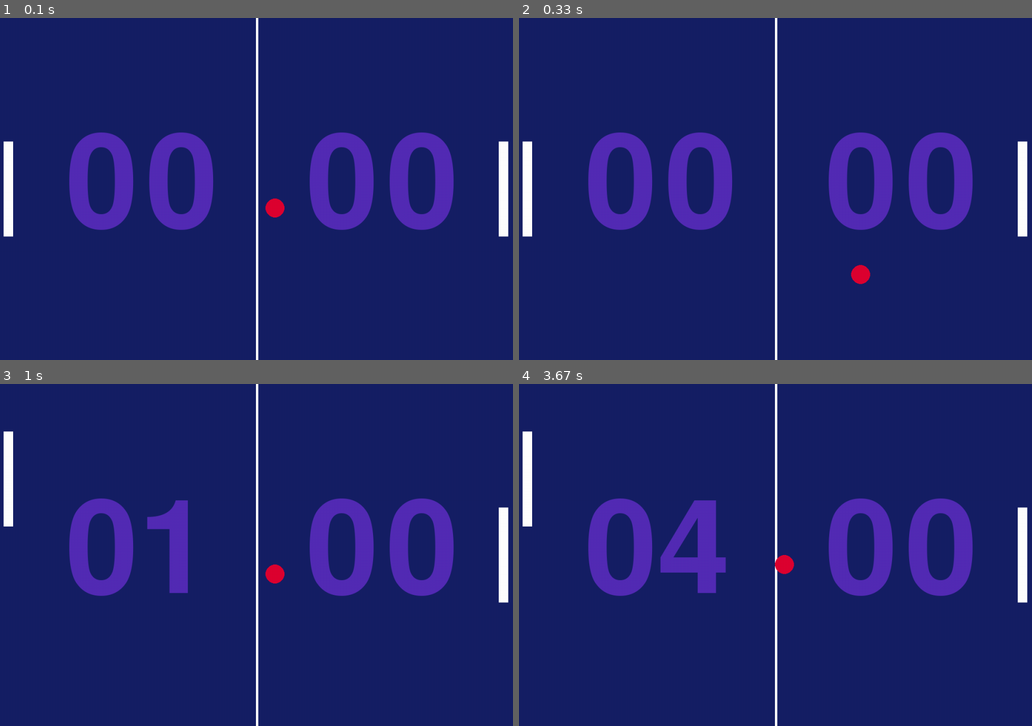
Above: before the commit, frames 1-4 (two rows, left to right).
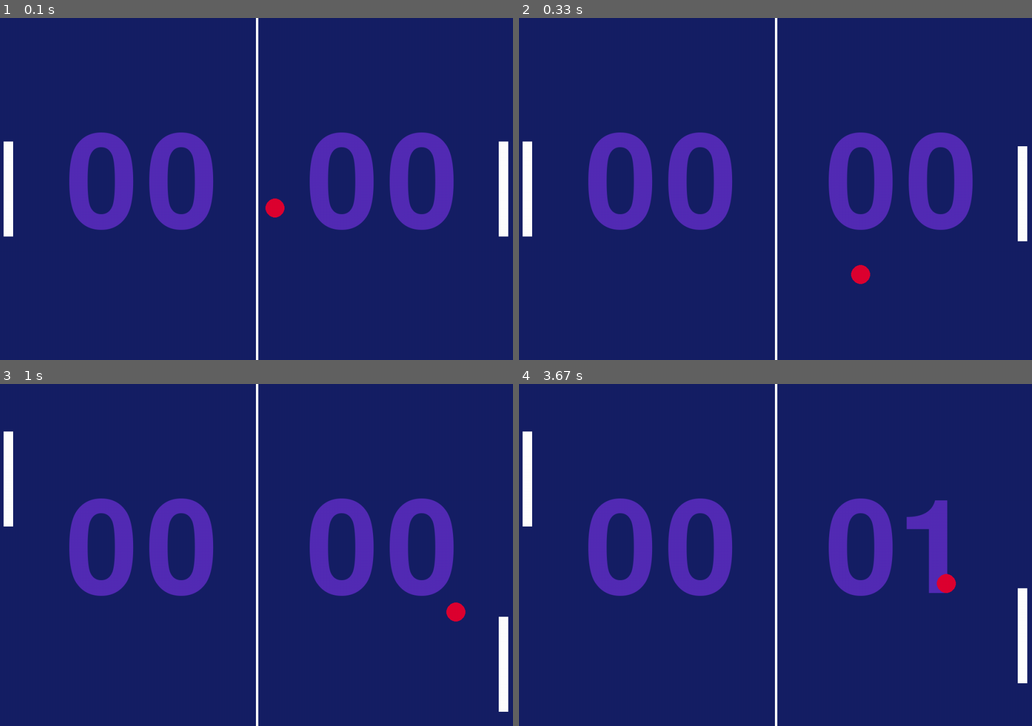
Above: after the commit, the same moments.

Repository: ribeiroPM/PyGame-Pong
Game: pygame game, started from game.py
The game is run twice, just before and just after one commit, with the same random seed, the same clock (stepped at 60 frames per second) and the same inputs.
Inputs:
- Up to frame 1 (0.1 s): no input
- Up to frame 2 (0.33 s): no input
- Up to frame 3 (1 s): hold W 0.33-0.8 s; hold S from 0.83 s (still down)
- Up to frame 4 (3.67 s): release S at 1.13 s; hold W 1.17-1.53 s; hold S 1.57-1.93 s; hold W 1.97-2.27 s; hold S 2.3-2.6 s; hold W 2.63-3 s; hold S 3.03-3.4 s; hold W from 3.43 s (still down)

Frame 1 is identical in both runs. In frame 2, less than 0.1% of the frame differs, in the area x 97-100%, y 36-66%; in frame 3, 3.8%; in frame 4, 5.5%, in the area x 27-100%, y 33-88%.

Commit message:
Adicionando modo de jogo 1xPc

Diff:
--- a/game.py
+++ b/game.py
@@ -1,5 +1,6 @@
 from pygame.locals import *
 import pygame
+from pc import Pc
 
 class Pad:
 	def __init__(self, pos_x, screen_height, color):
@@ -14,7 +15,6 @@
 	def draw(self, screen):
 		self.rect =pygame.draw.rect(screen, self.color, (self.pos_x, self.pos_y, 20, self.size))
 
-
 	def update(self, command):
 		if command == 1 and self.pos_y > 10: # Movimento para Cima
 			self.pos_y -= self.speed
@@ -27,6 +27,15 @@
 
 def reset_ball():
 	return 10, 10, [screen_x/2-10, screen_y/2-10]
+
+def ball_scape_pad(ball_pos_x, pad1_pos_x, pad2_pos_x, ball_size):
+	# Verifica se a bola passou pela palheta sem tocar na superfície frontal
+	result = None
+	if ball_pos_x < pad1_pos_x + ball_size//2:
+		result = 2 # Se passou do valo direito, ponto para o lado esquerdo e vice versa
+	if	ball_pos_x > pad2_pos_x - ball_size//2:
+		result = 1
+	return result
 
 
 # Iniciando o pygame e demais funções
@@ -54,6 +63,10 @@
 pad1 = Pad(10, screen_y, pad_color)
 pad2 = Pad(screen_x-30, screen_y, pad_color)
 
+# Movimentação do pad pelo Computador
+pc = Pc(10, screen_y, screen_x, 200, 7)
+pc2 = Pc(10, screen_y, screen_x, 200, 5)
+
 # Definindo a bolinha
 ball_pos = [screen_x/2-10, screen_y/2-10]
 ball_size = 20
@@ -67,6 +80,9 @@
 score_1 = 0
 score_2 = 0
 
+# Escolhe se sera 1x1 ou 1xPc
+game_mode = 2 # 1: 1x1 / 2: 1xPc / 3: PcxPc (Teste)
+
 run = True
 while run:
 	# Checagem de eventos
@@ -76,17 +92,21 @@
 
 	### Movimentando as Palhetas
 	# Palheta 1
-	if pygame.key.get_pressed()[K_w]:
-		pad1.update(1)
-	elif pygame.key.get_pressed()[K_s]:
-		pad1.update(2)
+	if game_mode == 1 or game_mode == 2:
+		if pygame.key.get_pressed()[K_w]:
+			pad1.update(1)
+		elif pygame.key.get_pressed()[K_s]:
+			pad1.update(2)
 	# Palheta 2
-	if pygame.key.get_pressed()[K_o]:
-		pad2.update(1)
-	elif pygame.key.get_pressed()[K_l]:
-		pad2.update(2)
-
-
+	if game_mode == 1:
+		if pygame.key.get_pressed()[K_o]:
+			pad2.update(1)
+		elif pygame.key.get_pressed()[K_l]:
+			pad2.update(2)
+	if game_mode == 2 or game_mode == 3:
+		pad2.update(pc.moviment(ball_pos[1], ball_pos[0], pad2.pos_y))
+	if game_mode == 3:
+		pad1.update(pc2.moviment(ball_pos[1], ball_pos[0], pad1.pos_y))
 
 	# Limpando a tela
 	screen.fill(screen_fg)
@@ -111,7 +131,7 @@
 	# Desenhando a bolinha
 	ball_circle = pygame.draw.circle(screen, ball_color, ball_pos, ball_size)
 
-	# Atualizando direção da bolinha
+	## Atualizando direção da bolinha
 	# Eixo y
 	if ball_pos[1] > screen_y - ball_size or ball_pos[1] < 0 + ball_size:
 		ball_speed_y *= -1
@@ -120,13 +140,12 @@
 		ball_speed_x *= -1
 
 	# Resetando posição da bolinha e definindo pontuação
-	if ball_pos[0] > screen_x - ball_size:
+	if ball_pos[0] > screen_x - ball_size or ball_scape_pad(ball_pos[0], pad1.pos_x, pad2.pos_x, ball_size) == 1:
 		ball_speed_x, ball_speed_y, ball_pos = reset_ball()
 		score_1 += 1
-	if ball_pos[0] < 0 + ball_size:
+	elif ball_pos[0] < 0 + ball_size or ball_scape_pad(ball_pos[0], pad1.pos_x, pad2.pos_x, ball_size) == 2:
 		ball_speed_x, ball_speed_y, ball_pos = reset_ball()
 		score_2 += 1
-
 
 	# Definindo a quantidade de quadros po segundo (FPS)
 	clock.tick(60)
--- /dev/null
+++ b/pc.py
@@ -0,0 +1,14 @@
+class Pc:
+	"""docstring for ClassName"""
+	def __init__(self, speed, screen_height, screen_width, pad_size, dificulty):
+		self.speed = speed
+		self.pad_center = pad_size//2
+		self.dificulty = dificulty # 8: Fácil/ 7: Médio/ 6: Impossível
+		self.screen_x = screen_width
+
+	def moviment(self, ball_pos_y, ball_pos_x, pad_pos_y):
+		if (self.dificulty*100) - ball_pos_x < 0:
+			if pad_pos_y < ball_pos_y:
+				return 2
+			if pad_pos_y > ball_pos_y:
+				return 1
